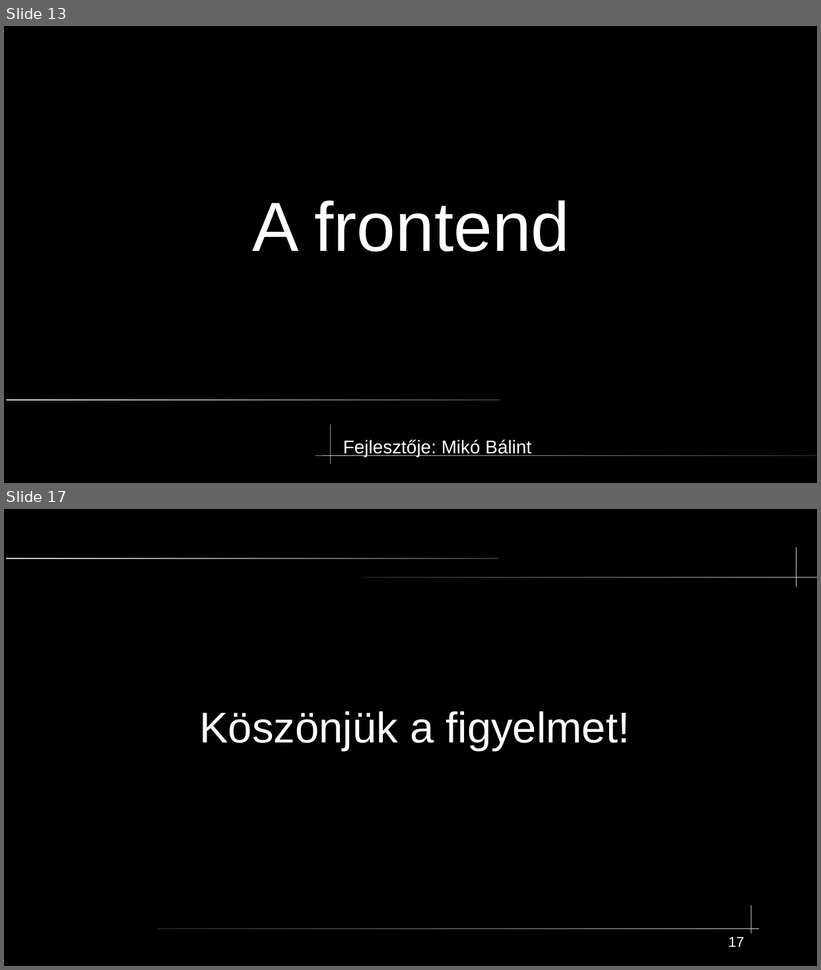
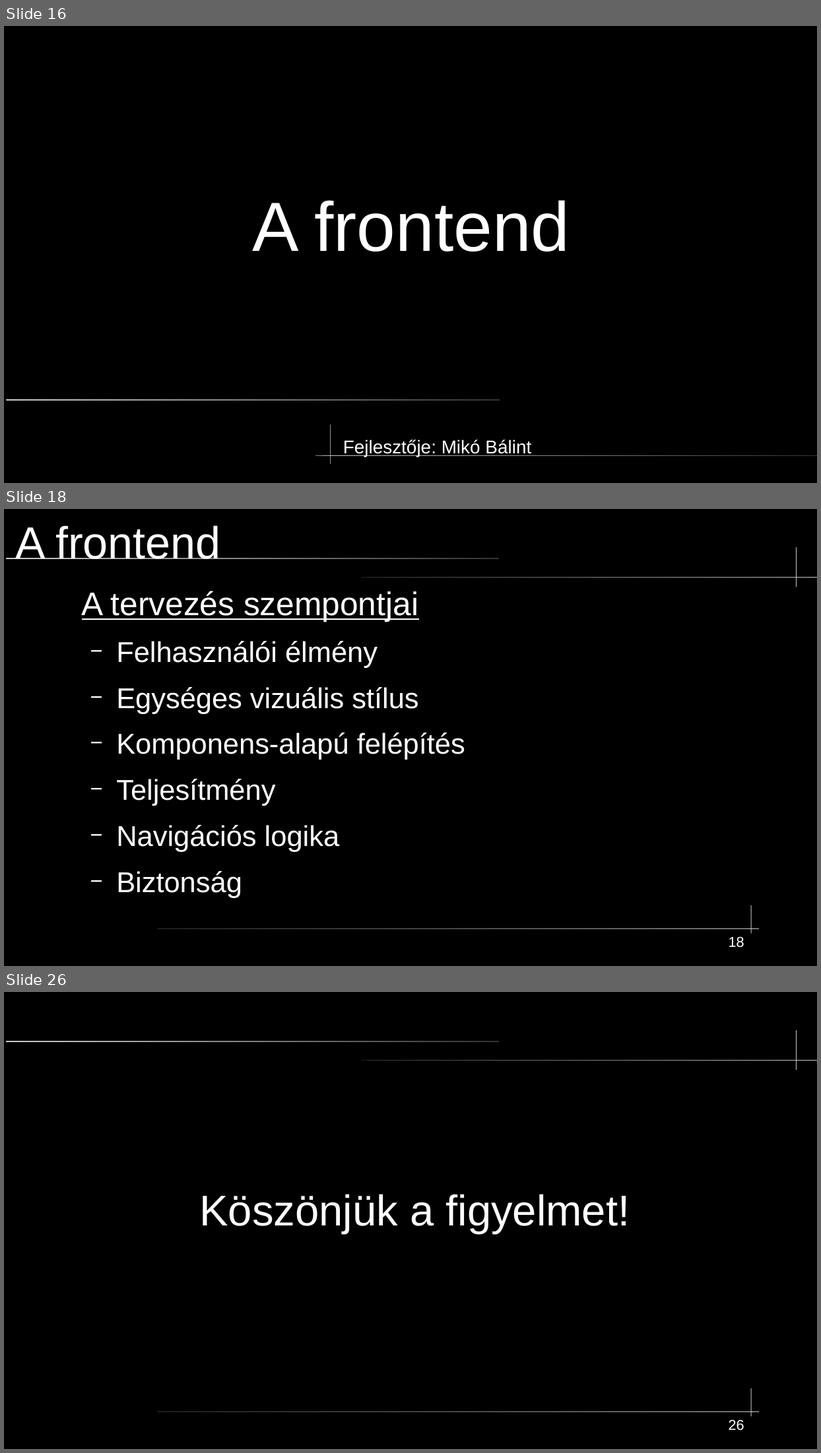
Before and after one commit to mikobalint-szbi/PawnHub, a slide deck: [Developer]/PPT/technikai prezentáció.odp. Shown one above the other, each under a label of ours: slides 13 and 17 before the commit, slides 16, 18 and 26 after it; the slides between them are not shown. The pictures are 821x970 and 821x1453 pixels, drawn with LibreOffice and Linux fonts; fonts in the diff are those of the drawing. Boxes give left, top, right and bottom in pixels: in the first picture for what was removed or moved away, otherwise in the second. Text is boxed around its words. In the diff, an @@ line names an element or a change of style, - is before the commit and + after.

```diff
--- a/[Developer]/PPT/technikai prezentáció.odp
+++ b/[Developer]/PPT/technikai prezentáció.odp
@@ slide 18 added at <box>4,509,817,966</box>, background #000000; not listed: 5 template elements that a slide beside it also shows @@
@@ title added at <box>16,525,220,559</box>, 44 pt, text #FFFFFF @@
+A frontend
@@ text added at <box>82,591,465,898</box>, 28 pt, text #FFFFFF @@
+A tervezés szempontjai
+  − Felhasználói élmény
+  − Egységes vizuális stílus
+  − Komponens-alapú felépítés
+  − Teljesítmény
+  − Navigációs logika
+  − Biztonság
@@ page number added at <box>729,937,745,948</box>, 14 pt, text #FFFFFF @@
+18
@@ what was slide 13 is now slide 16 @@
@@ what was slide 17 is now slide 26 @@
@@ page number at <box>729,1420,745,1431</box>: text changed @@
-17
+26
```
Also in this commit, not shown: 6 slides changed, 10 other slides added, 2 slides removed.
